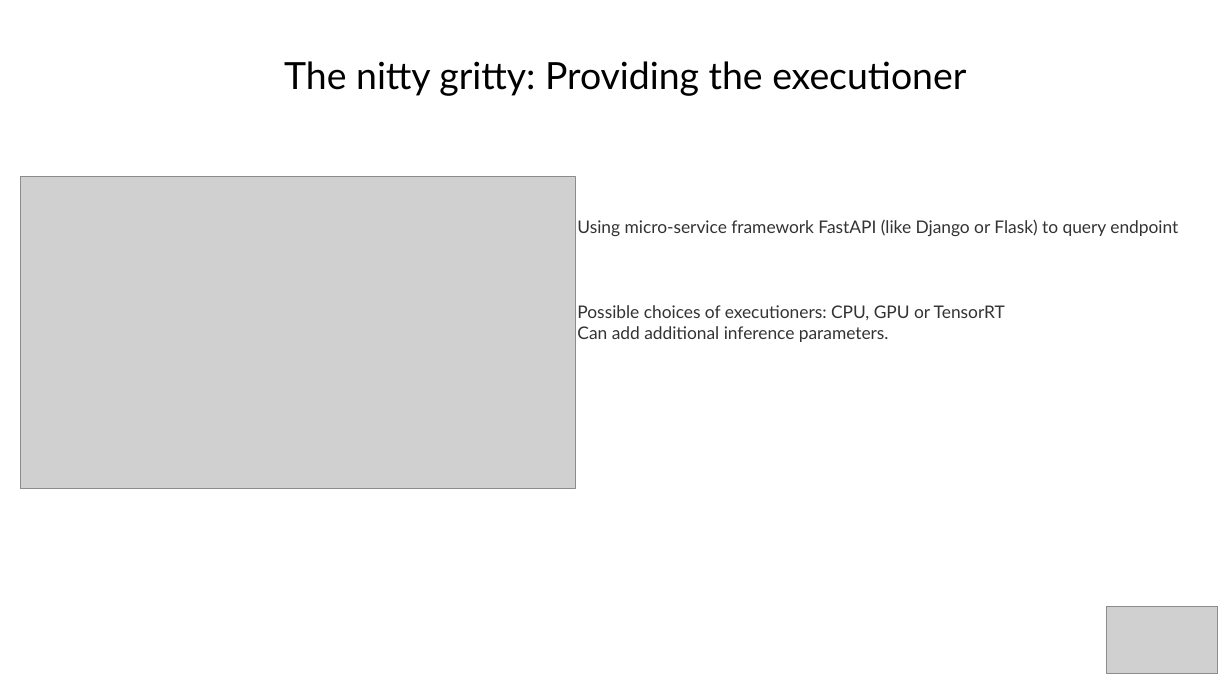
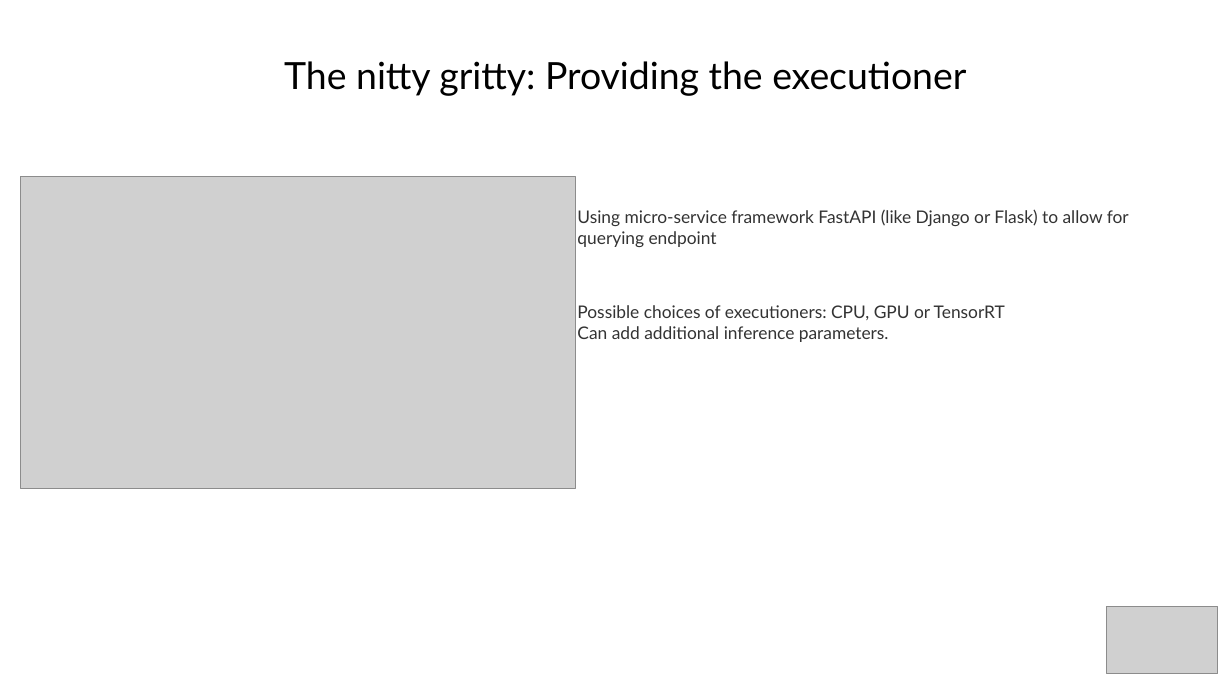
Before and after one commit to akinwilson/heed, a slide deck: slide 22 of reducing-inference-time.odp. Drawn at 1232x693 pixels with LibreOffice and Linux fonts; fonts in the diff are those of the drawing; grey boxes stand for pictures. Boxes give left, top, right and bottom in pixels: in the first picture for what was removed or moved away, otherwise in the second. Text is boxed around its words. In the diff, an @@ line names an element or a change of style, - is before the commit and + after.

Commit message:
presentation on QPS for tensorRT, cuda and MLAS

```diff
--- a/reducing-inference-time.odp
+++ b/reducing-inference-time.odp
@@ title at (x1=577, y1=209, x2=1129, y2=247): text changed @@
-Using micro-service framework FastAPI (like Django or Flask) to query endpoint
+Using micro-service framework FastAPI (like Django or Flask) to allow for querying endpoint
```
Also in this commit, not shown: 3 other slides changed.
